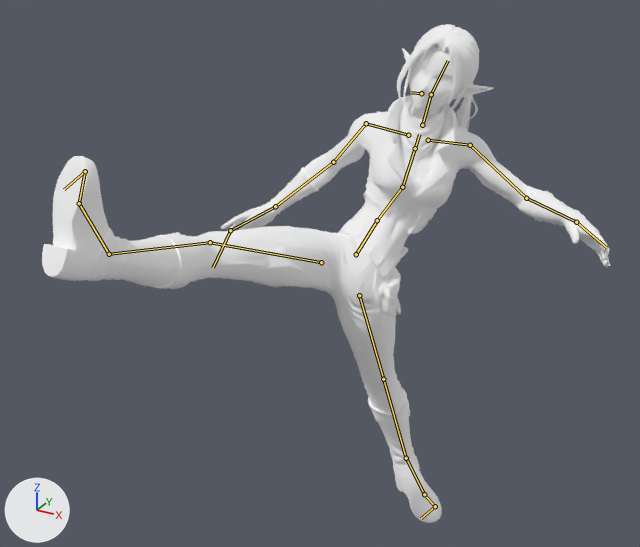
What one commit did to the glTF model assets/characters/dark_elf_wanderer.glb.
Before and after are seen from a 50 mm camera at (1.041, -2.142, 1.945) aimed at (0.016, -0.28, 1.014). Lighting does not change. The marker at lower left points along +X, +Y and +Z. The older version comes first. Both versions are drawn at frame 9 of the action 'Mq_Kick'; the numbers are the values there. The bones that change, and the others that lie on the model, are drawn over the model as lines.

Objects in the first picture: 'output'.
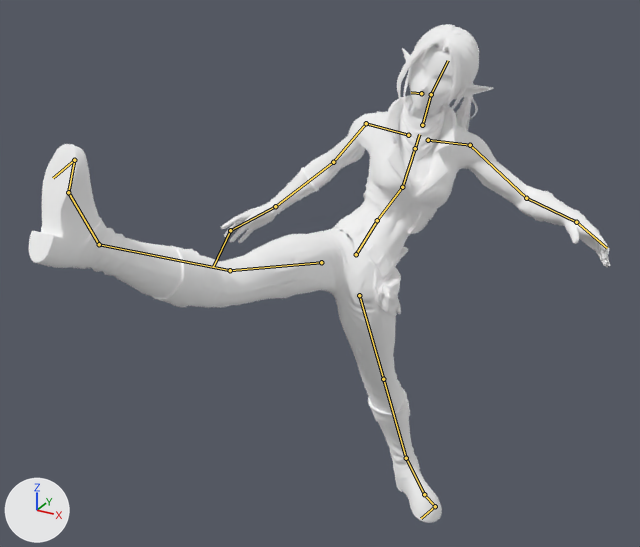
What the commit changed:
Bone 'mixamorig:RightUpLeg' (bone_mixamorig_rightupleg) turns from (18, 64, 73) to (-18, 63, 30) degrees about its own x, y and z.
Bone 'mixamorig:RightLeg' (bone_mixamorig_rightleg) turns from (-13, -7, -31) to (-25, 0, 3) degrees about its own x, y and z.
Bone 'mixamorig:RightFoot' (bone_mixamorig_rightfoot) turns from (1, -15, 16) to (8, -5, 3) degrees about its own x, y and z.

What differs and where, as boxes [x1, y1, x2, y2] in the pictures (640 x 547 px):
'output', posed: before [42, 24, 610, 523]; after [29, 24, 610, 523]
bone 'mixamorig:RightUpLeg', root to tip: before (321, 262) to (210, 242); after (321, 262) to (230, 270)
bone 'mixamorig:RightLeg', root to tip: before (210, 242) to (109, 254); after (230, 270) to (99, 244)
bone 'mixamorig:RightFoot', root to tip: before (109, 254) to (79, 203); after (99, 244) to (68, 192)
